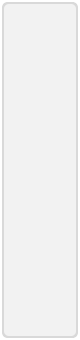
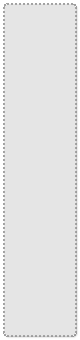
Revision of a layered 80×340 image; what changed, layer by layer:
"Pasted Layer": opacity 16% → 32% over [4,4,76,336]
removed layer "Layer" (was 48%) over [2,2,78,338]
added layer "Layer #2" (91%) above "Drop Shadow" over [3,3,77,337]
added layer "Drop Shadow" (27%) over [3,3,79,339]
